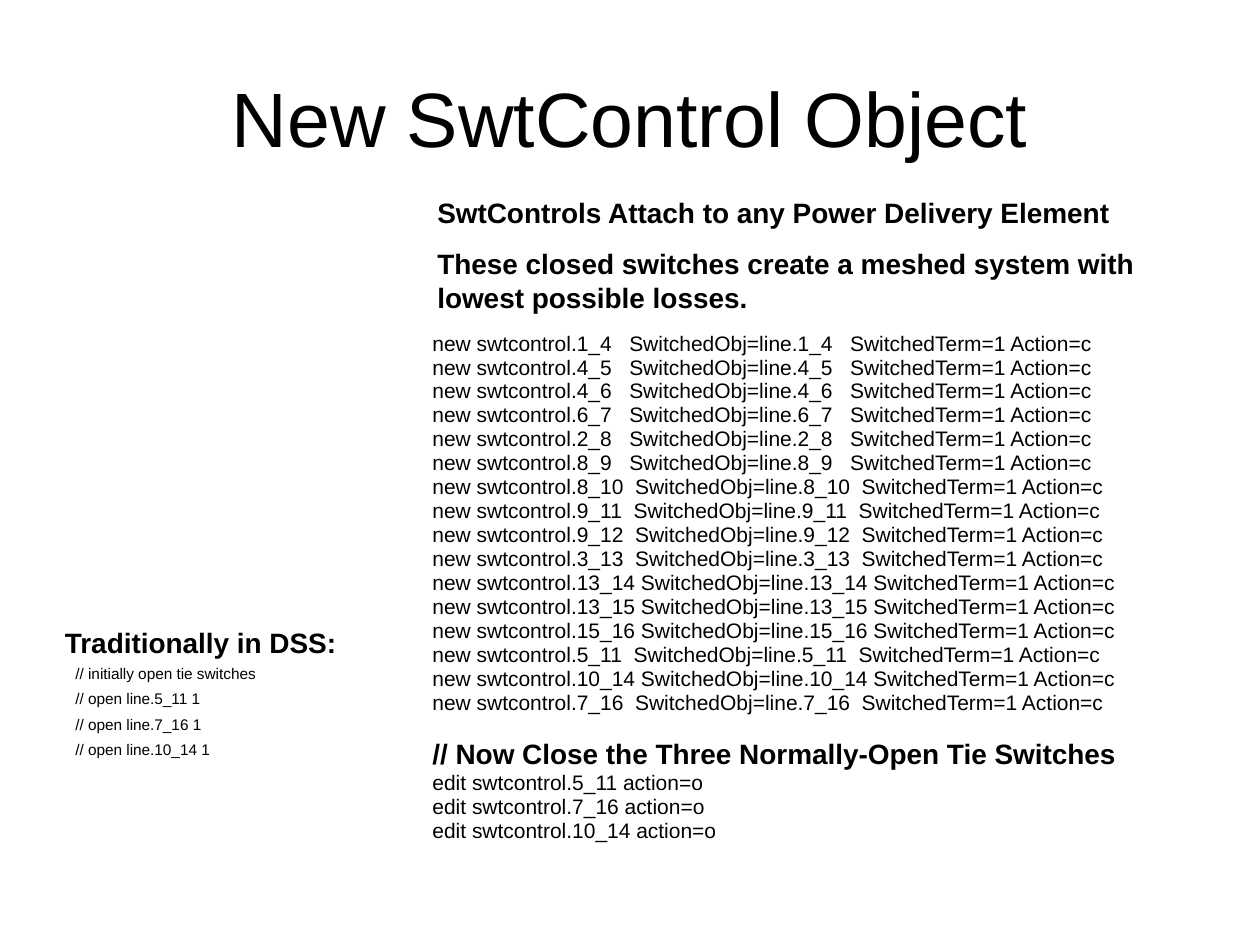
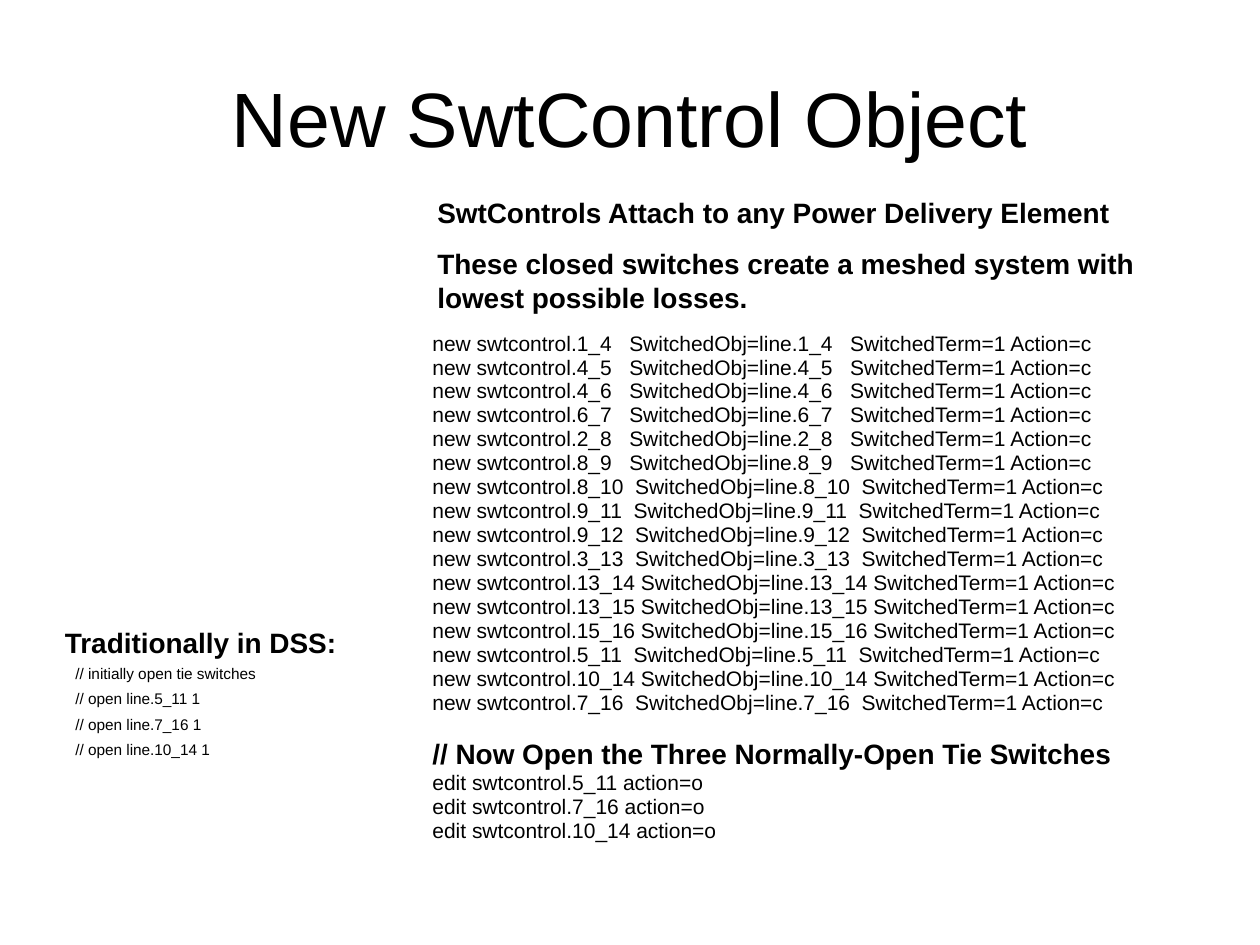
Before and after one commit to dss-extensions/opendss-svn-mirror, a slide deck: slide 2 of trunk/Distrib/Examples/Excel/Loss Minimization – Branch Exchange.ppt. Drawn at 1260x945 pixels with LibreOffice and Linux fonts; fonts in the diff are those of the drawing. Boxes give left, top, right and bottom in pixels: in the first picture for what was removed or moved away, otherwise in the second. Text is boxed around its words. In the diff, an @@ line names an element or a change of style, - is before the commit and + after.

Commit message:
correction "close" to "open" the normally open tie switches

```diff
--- a/trunk/Distrib/Examples/Excel/Loss Minimization – Branch Exchange.ppt
+++ b/trunk/Distrib/Examples/Excel/Loss Minimization – Branch Exchange.ppt
@@ text at (456,743,1111,769): text changed @@
-// Now Close the Three Normally-Open Tie Switches
+// Now Open the Three Normally-Open Tie Switches
```
